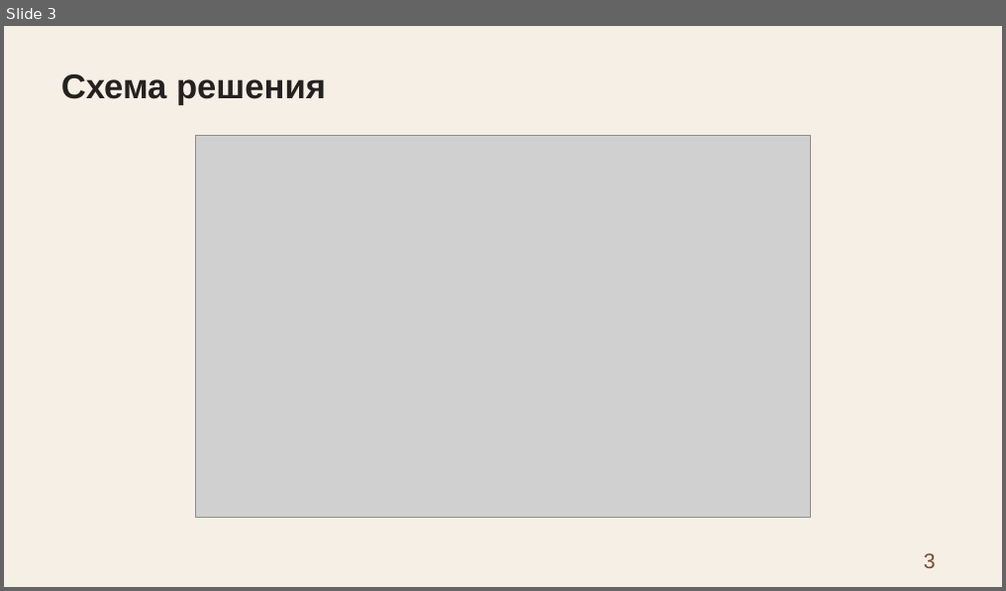
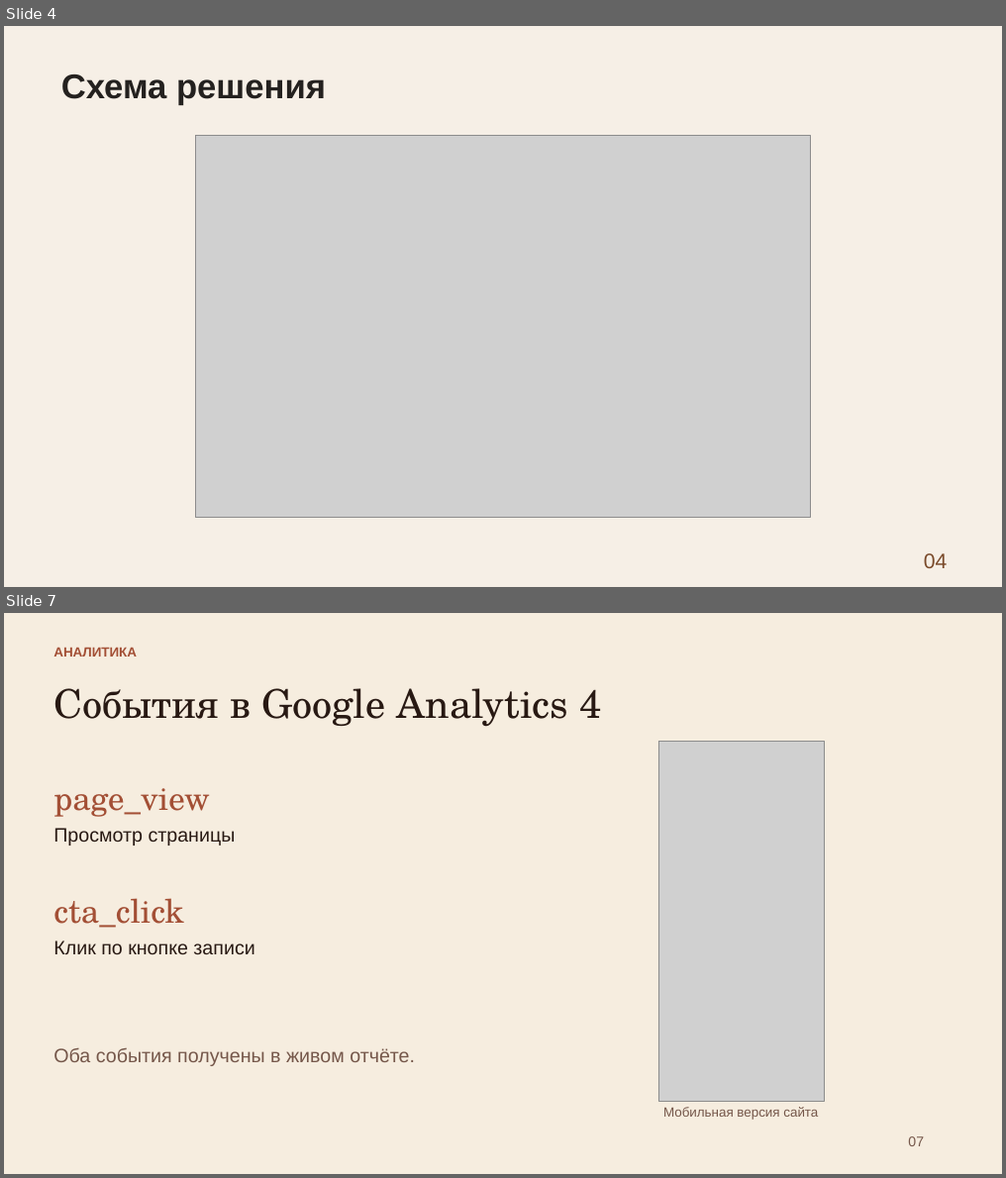
Before and after one commit to 4youmans/funnel-project, a slide deck: kursovaya_rabota/zerno7/presentation/zashchita.pptx. Shown one above the other, each under a label of ours: slide 3 before the commit, slides 4 and 7 after it; the slides between them are not shown. The pictures are 1006x591 and 1006x1178 pixels, drawn with LibreOffice and Linux fonts; fonts in the diff are those of the drawing; grey boxes stand for pictures. Boxes give left, top, right and bottom in pixels: in the first picture for what was removed or moved away, otherwise in the second. Text is boxed around its words. In the diff, an @@ line names an element or a change of style, - is before the commit and + after.

```diff
--- a/kursovaya_rabota/zerno7/presentation/zashchita.pptx
+++ b/kursovaya_rabota/zerno7/presentation/zashchita.pptx
@@ slide 7 added at <box>4,613,1002,1174</box>, background #F6EDDF @@
@@ text added at <box>54,647,137,657</box>, 12.8 pt, text #A34F35, bold @@
+АНАЛИТИКА
@@ text added at <box>54,688,601,727</box>, 38.2 pt, text #281913 @@
+События в Google Analytics 4
@@ picture added at <box>658,741,825,1101</box> @@
@@ text added at <box>54,788,209,817</box>, 31.5 pt, text #A34F35 @@
+page_view
@@ text added at <box>54,828,236,846</box>, 18.8 pt, text #281913 @@
+Просмотр страницы
@@ text added at <box>54,898,184,928</box>, 31.5 pt, text #A34F35 @@
+cta_click
@@ text added at <box>54,941,254,955</box>, 18.8 pt, text #281913 @@
+Клик по кнопке записи
@@ text added at <box>54,1049,415,1066</box>, 18.8 pt, text #75574A @@
+Оба события получены в живом отчёте.
@@ text added at <box>663,1107,818,1120</box>, 12.8 pt, text #75574A @@
+Мобильная версия сайта
@@ text added at <box>908,1137,924,1147</box>, 13.5 pt, text #75574A @@
+07
@@ what was slide 3 is now slide 4 @@
@@ slide 4 changed as well @@
@@ text at <box>924,554,947,569</box>: text changed @@
-3
+04
```
Also in this commit, not shown: 2 other slides changed, 10 other slides added, 9 slides removed, 1 other file.
